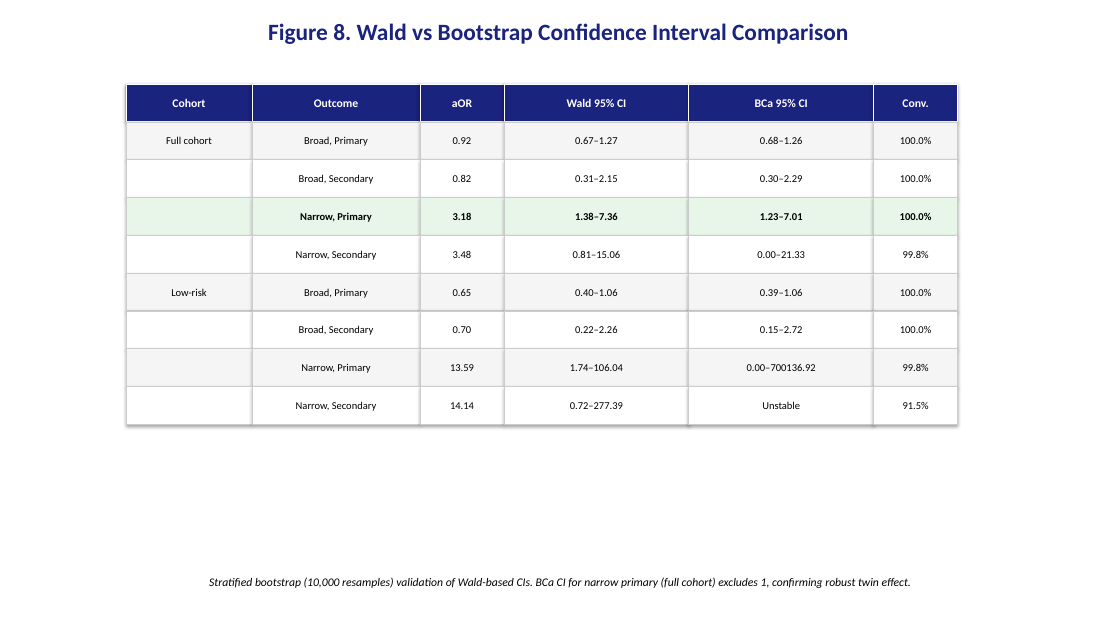
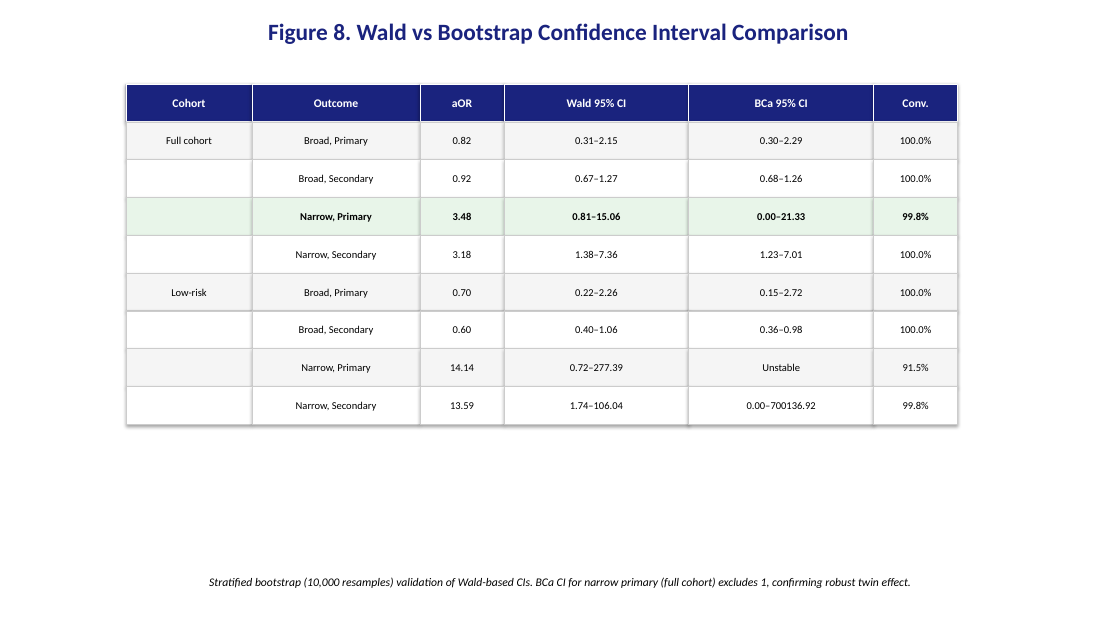
Before and after one commit to bougtoir/heat-accidents-mortality, a slide deck: slide 8 of yago_ionv/figures_strobe.pptx. Drawn at 1120x630 pixels with LibreOffice and Linux fonts; fonts in the diff are those of the drawing. Boxes give left, top, right and bottom in pixels: in the first picture for what was removed or moved away, otherwise in the second. Text is boxed around its words. In the diff, an @@ line names an element or a change of style, - is before the commit and + after.

```diff
--- a/yago_ionv/figures_strobe.pptx
+++ b/yago_ionv/figures_strobe.pptx
@@ text in rectangle at [453,137,472,144]: text changed @@
-0.92
+0.82
@@ text in rectangle at [453,175,472,182]: text changed @@
-0.82
+0.92
@@ bold on; fill #FFFFFF to #E8F5E9 in 3 elements at [504,197,689,235], [689,197,874,235], [874,197,958,235] @@
@@ text in rectangle at [453,212,472,220]: text changed @@
-3.18
+3.48
@@ bold off; fill #E8F5E9 to #FFFFFF in 3 elements at [504,235,689,273], [689,235,874,273], [874,235,958,273] @@
@@ text in rectangle at [453,251,472,258]: text changed @@
-3.48
+3.18
@@ text in rectangle at [453,289,472,296]: text changed @@
-0.65
+0.70
@@ fill #FFFFFF to #F5F5F5 in 8 elements at [420,349,504,386], [504,349,689,386], [689,349,874,386], [874,349,958,386], [504,122,689,160], [689,122,874,160], [504,273,689,311], [689,273,874,311] @@
@@ 7 rectangles: place and size @@
-7 rectangles at [504,160,958,349]
+7 rectangles at [504,122,958,311]
@@ rectangle removed at [689,273,874,311] @@
-0.39–1.06
@@ text in rectangle at [453,326,472,333]: text changed @@
-0.70
+0.60
@@ 6 rectangles: place and size @@
-6 rectangles at [504,122,958,311]
+6 rectangles at [504,160,958,349]
@@ fill #F5F5F5 to #FFFFFF in 7 elements at [420,386,504,424], [504,386,689,424], [689,386,874,424], [874,386,958,424], [504,160,689,197], [689,160,874,197], [504,311,689,349] @@
@@ rectangle added at [689,311,874,349], fill #FFFFFF, outline #CCCCCC 0.5 pt, 9 pt, text #000000 @@
+0.36–0.98
@@ 4 rectangles: place and size @@
-4 rectangles at [420,386,958,424]
+4 rectangles at [420,349,958,386]
@@ 4 rectangles: place and size @@
-4 rectangles at [420,349,958,386]
+4 rectangles at [420,386,958,424]
```
Also in this commit, not shown: 4 other slides changed, 17 other files.
